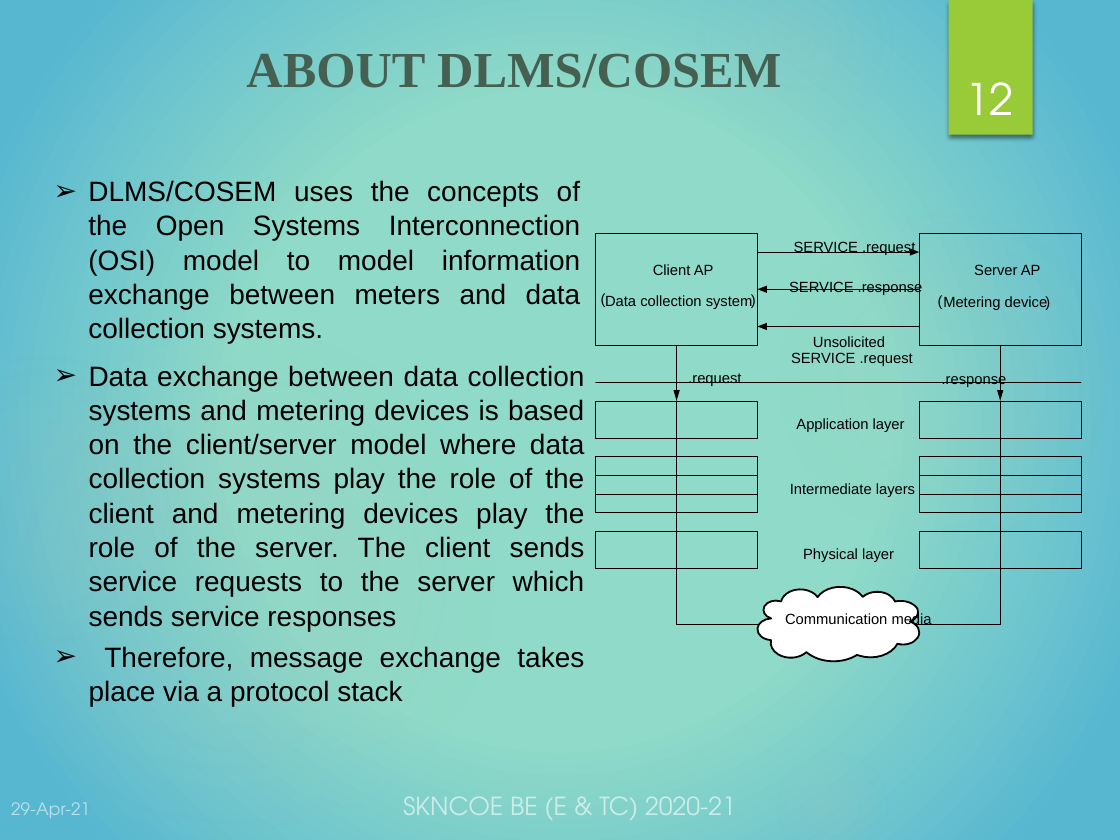
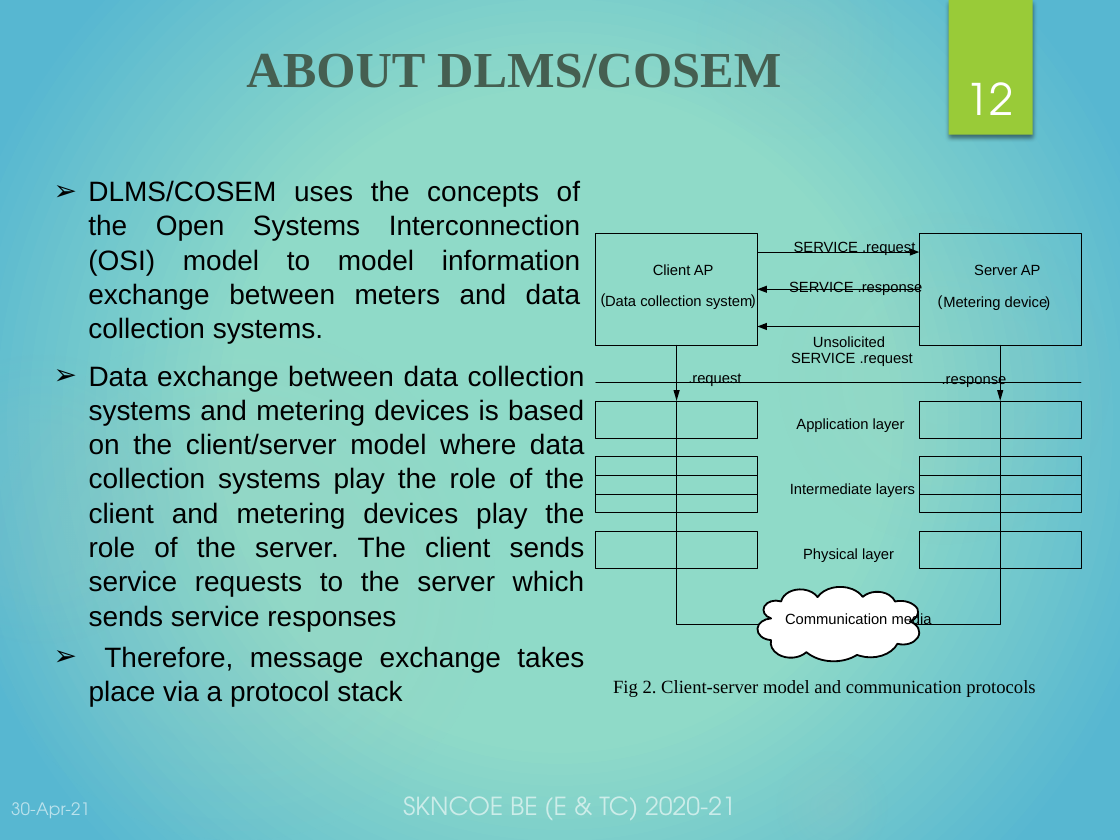
Before and after one commit to WorkWithSoham/Optical_Port_Data_Communication, a slide deck: slide 12 of FINAL OpticalPort-DataCommunication.pptx. Drawn at 1120x840 pixels with LibreOffice and Linux fonts; fonts in the diff are those of the drawing. Boxes give left, top, right and bottom in pixels: in the first picture for what was removed or moved away, otherwise in the second. Text is boxed around its words. In the diff, an @@ line names an element or a change of style, - is before the commit and + after.

```diff
--- a/FINAL OpticalPort-DataCommunication.pptx
+++ b/FINAL OpticalPort-DataCommunication.pptx
@@ text added at bbox=[613, 680, 1035, 697], 12 pt, text #000000 @@
+Fig 2. Client-server model and communication protocols
@@ text at bbox=[11, 802, 90, 818]: text changed @@
-29-Apr-21
+30-Apr-21
```
Also in this commit, not shown: 29 other slides changed.
